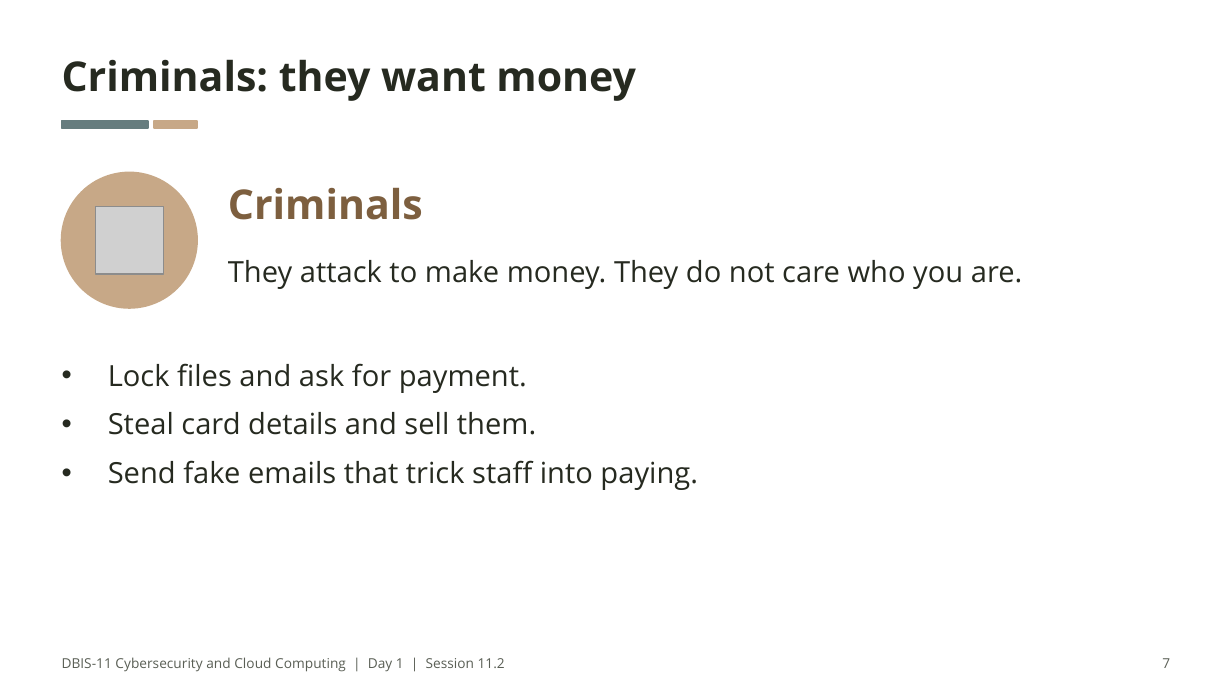
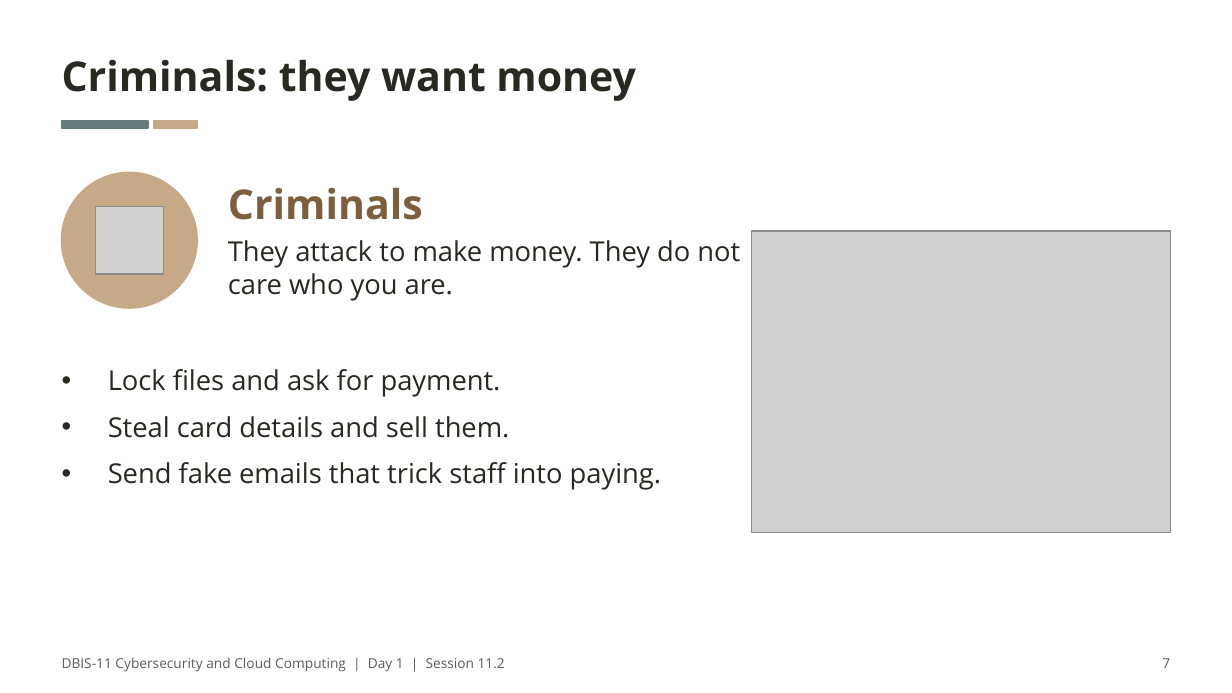
Before and after one commit to nirangadh/DBIS-Cybersecurity-and-Cloud-Computing, a slide deck: slide 7 of slides/11-02-who-attacks-and-how.pptx. Drawn at 1232x693 pixels with LibreOffice and Linux fonts; fonts in the diff are those of the drawing; grey boxes stand for pictures. Boxes give left, top, right and bottom in pixels: in the first picture for what was removed or moved away, otherwise in the second. Text is boxed around its words. In the diff, an @@ line names an element or a change of style, - is before the commit and + after.

```diff
--- a/slides/11-02-who-attacks-and-how.pptx
+++ b/slides/11-02-who-attacks-and-how.pptx
@@ text "They attack to make money. ..." at [228,240,740,301]: size 17 to 16 pt; vertical alignment middle to top @@
@@ picture added at [752,232,1170,533] @@
@@ text "Lock files and ask for ..." at [108,369,662,490]: size 17 to 16 pt @@
```
Also in this commit, not shown: 8 other slides changed, 28 other files.
